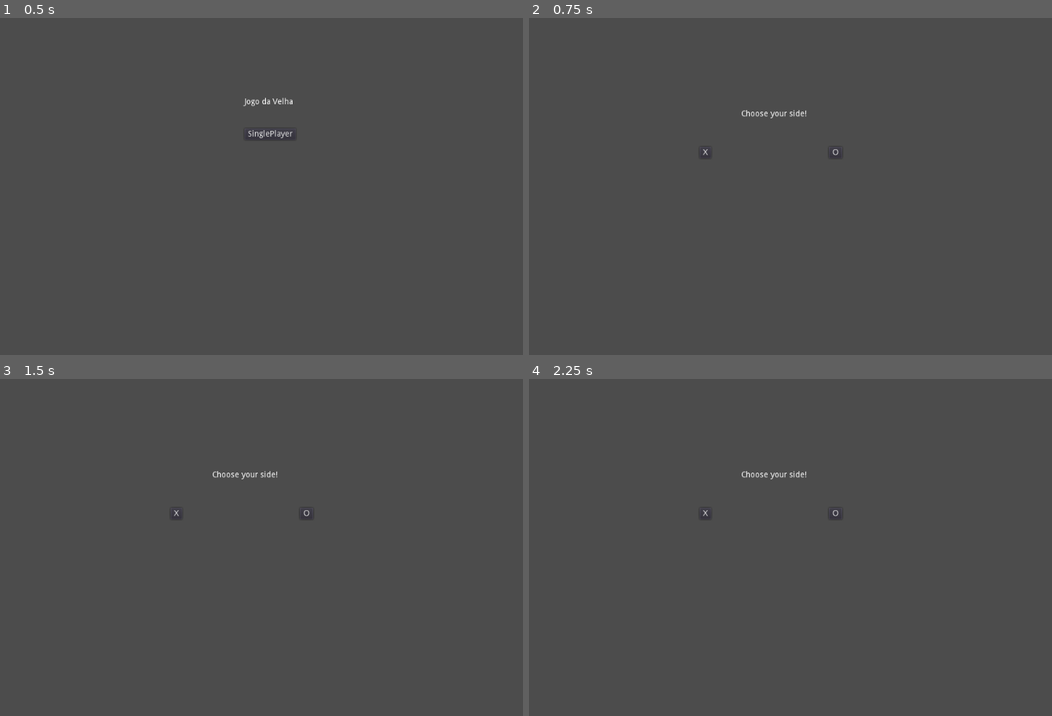
Above: before the commit, frames 1-4 (two rows, left to right).
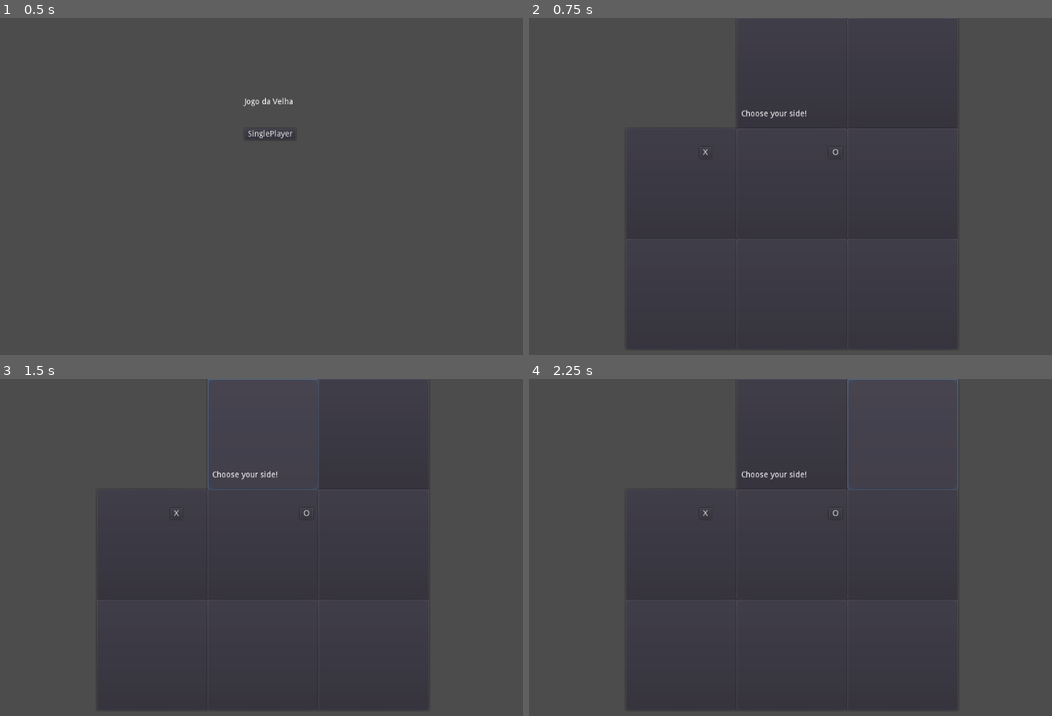
Above: after the commit, the same moments.

Repository: devGameJavali/Guilherme
Game: Godot game, scene res://Menu.tscn
The game is run twice, just before and just after one commit, with the same random seed, the same clock (stepped at 60 frames per second) and the same inputs.
Inputs (mouse positions are in pixels of both pictures, inside the frame that each line leads up to):
- Up to frame 1 (0.5 s): no input
- Up to frame 2 (0.75 s): click "SinglePlayer" at 0.5 s
- Up to frame 3 (1.5 s): click (261, 432) at 1.27 s
- Up to frame 4 (2.25 s): click (900, 432) at 2.02 s

Frame 1 is identical in both runs. In frame 2, 0.7% of the frame differs, in the area x 18-82%, y 12-99%; in frame 3, 0.6%; in frame 4, 0.7%, in the area x 18-83%, y 0-99%.

Commit message:
Jogo da Velha v0.2

Diff:
--- a/Jogo Qualquer/World.gd
+++ b/Jogo Qualquer/World.gd
@@ -25,5 +25,11 @@
 	set_process(true)
 	pass
 
+
+
 func _process(delta):
-	print(player_side)
+	pass
+
+func _on_Button_pressed():
+	print("Leonardo é gay")
+	pass # Replace with function body.
--- a/Jogo Qualquer/World.tscn
+++ b/Jogo Qualquer/World.tscn
@@ -1,10 +1,83 @@
-[gd_scene load_steps=3 format=2]
+[gd_scene load_steps=4 format=2]
 
 [ext_resource path="res://World.gd" type="Script" id=1]
 [ext_resource path="res://Imagens/tabuleiro.jpg" type="Texture" id=2]
 
+[sub_resource type="RectangleShape2D" id=1]
+extents = Vector2( 289.5, 289.5 )
+
 [node name="World" type="Node2D"]
 script = ExtResource( 1 )
+
+[node name="Tabuleiro" type="Area2D" parent="."]
+
+[node name="CollisionShape2D" type="CollisionShape2D" parent="Tabuleiro"]
+position = Vector2( 512, 288 )
+shape = SubResource( 1 )
+__meta__ = {
+"_edit_lock_": true
+}
+
+[node name="Button" type="Button" parent="Tabuleiro"]
+visible = false
+margin_left = 224.0
+margin_right = 416.0
+margin_bottom = 192.0
+rect_min_size = Vector2( 96.5, 96.5 )
+
+[node name="Button2" type="Button" parent="Tabuleiro"]
+margin_left = 416.0
+margin_right = 608.0
+margin_bottom = 192.0
+rect_min_size = Vector2( 96.5, 96.5 )
+
+[node name="Button3" type="Button" parent="Tabuleiro"]
+margin_left = 608.0
+margin_right = 800.0
+margin_bottom = 192.0
+rect_min_size = Vector2( 96.5, 96.5 )
+
+[node name="Button4" type="Button" parent="Tabuleiro"]
+margin_left = 224.0
+margin_top = 192.0
+margin_right = 416.0
+margin_bottom = 384.0
+rect_min_size = Vector2( 96.5, 96.5 )
+
+[node name="Button5" type="Button" parent="Tabuleiro"]
+margin_left = 416.0
+margin_top = 192.0
+margin_right = 608.0
+margin_bottom = 384.0
+rect_min_size = Vector2( 96.5, 96.5 )
+
+[node name="Button6" type="Button" parent="Tabuleiro"]
+margin_left = 608.0
+margin_top = 192.0
+margin_right = 800.0
+margin_bottom = 384.0
+rect_min_size = Vector2( 96.5, 96.5 )
+
+[node name="Button7" type="Button" parent="Tabuleiro"]
+margin_left = 224.0
+margin_top = 384.0
+margin_right = 416.0
+margin_bottom = 576.0
+rect_min_size = Vector2( 96.5, 96.5 )
+
+[node name="Button8" type="Button" parent="Tabuleiro"]
+margin_left = 416.0
+margin_top = 384.0
+margin_right = 608.0
+margin_bottom = 576.0
+rect_min_size = Vector2( 96.5, 96.5 )
+
+[node name="Button9" type="Button" parent="Tabuleiro"]
+margin_left = 608.0
+margin_top = 384.0
+margin_right = 800.0
+margin_bottom = 576.0
+rect_min_size = Vector2( 96.5, 96.5 )
 
 [node name="tabuleiro" type="Sprite" parent="."]
 position = Vector2( 512, 289.5 )
@@ -57,5 +130,6 @@
 margin_right = 538.0
 margin_bottom = 174.0
 text = "Choose your side!"
+[connection signal="pressed" from="Tabuleiro/Button" to="." method="_on_Button_pressed"]
 [connection signal="pressed" from="Control2/choose_x" to="." method="_on_choose_x_pressed"]
 [connection signal="pressed" from="Control2/choose_o" to="." method="_on_choose_o_pressed"]
Binary file changed: Jogo Qualquer/Imagens/o.png
